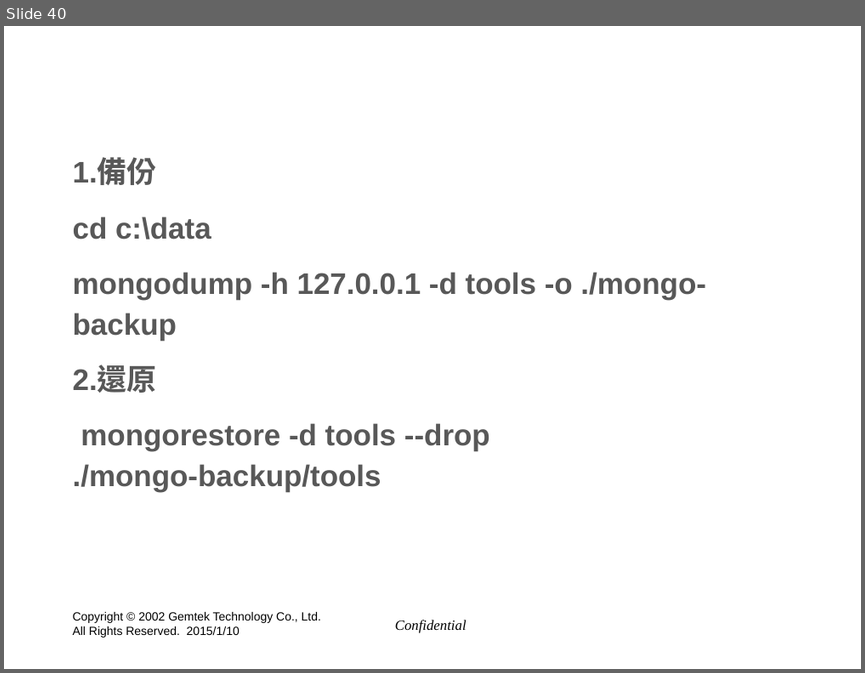
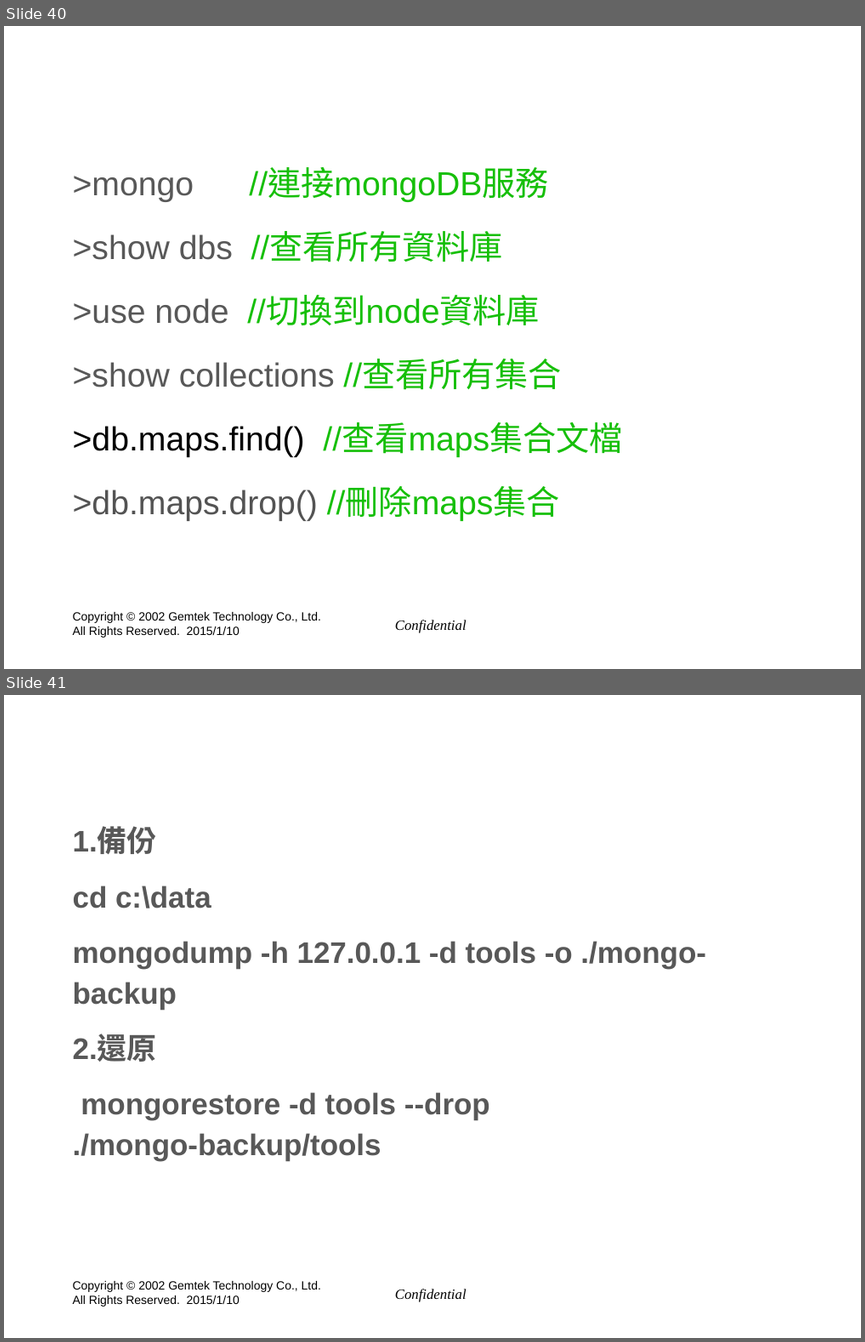
Before and after one commit to hyper570908/nodeDemo, a slide deck: doc/GIot_Session(win7).pptx. Shown one above the other, each under a label of ours: slide 40 before the commit, slides 40 and 41 after it. The pictures are 865x673 and 865x1342 pixels, drawn with LibreOffice and Linux fonts; fonts in the diff are those of the drawing; background and template pictures are left out. Boxes give left, top, right and bottom in pixels: in the first picture for what was removed or moved away, otherwise in the second. Text is boxed around its words. In the diff, an @@ line names an element or a change of style, - is before the commit and + after.

```diff
--- a/doc/GIot_Session(win7).pptx
+++ b/doc/GIot_Session(win7).pptx
@@ slide 40 added at (4, 26, 861, 669), background picture (left out); not listed: 2 template elements that a slide beside it also shows @@
@@ title added at (69, 35, 796, 120), 40 pt, text #FFFFFF @@
+操作mongoDB
@@ text added at (73, 169, 622, 521), 28 pt, text #16BF09 @@
+>mongo //連接mongoDB服務
+>show dbs //查看所有資料庫
+>use node //切換到node資料庫
+>show collections //查看所有集合
+>db.maps.find() //查看maps集合文檔
+>db.maps.drop() //刪除maps集合
@@ what was slide 40 is now slide 41 @@
```
Also in this commit, not shown: 1 slide changed, 5 other files.
